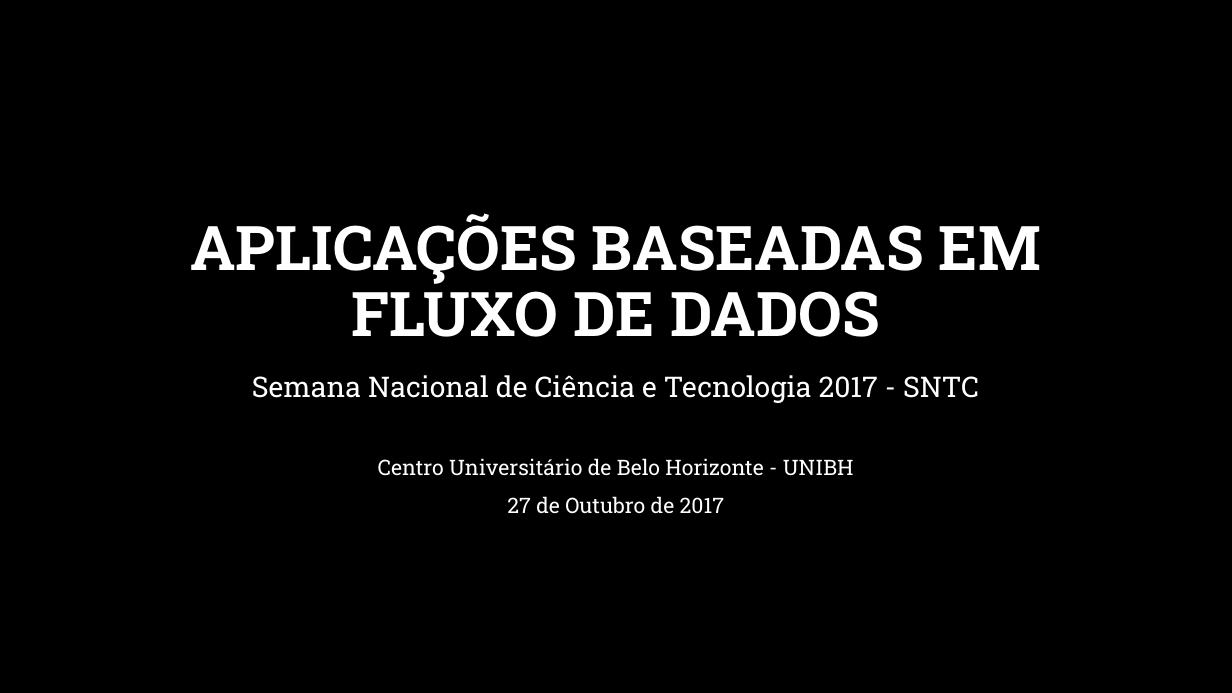
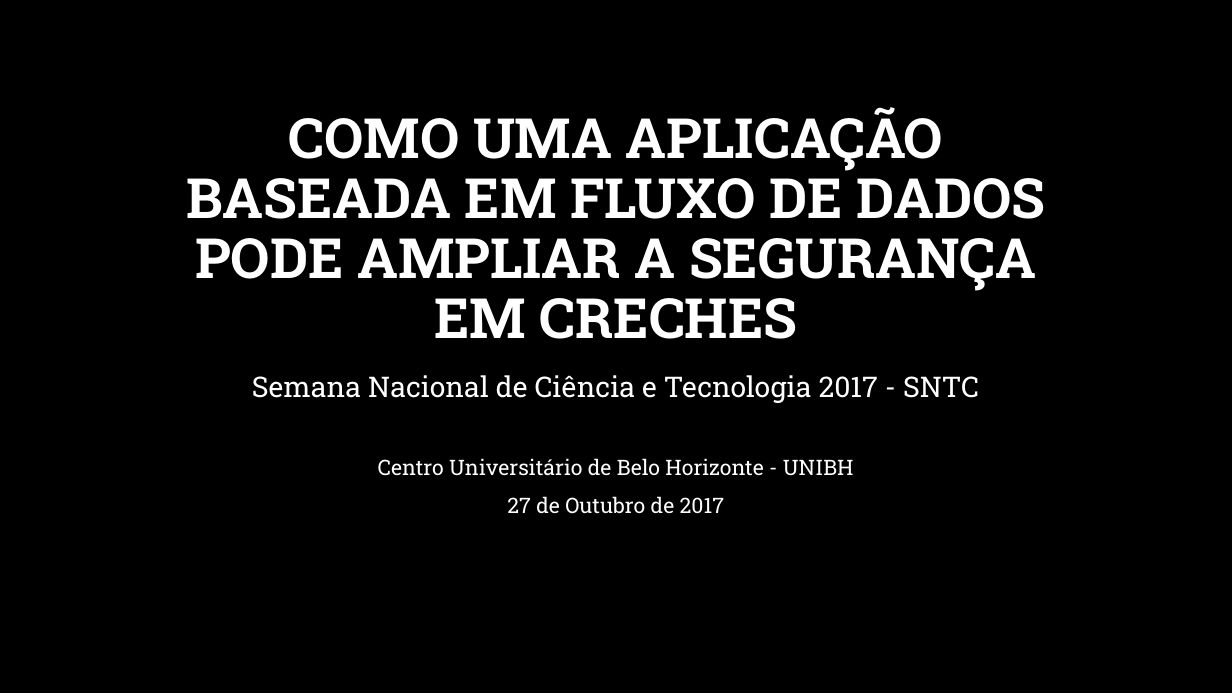
Before and after one commit to ivanpaulovich/mfa, a slide deck: slide 1 of docs/Como uma aplicação baseada em fluxo de dados pode ampliar a segurança em creches.pptx. Drawn at 1232x693 pixels with LibreOffice and Linux fonts; fonts in the diff are those of the drawing; background and template pictures are left out. Boxes give left, top, right and bottom in pixels: in the first picture for what was removed or moved away, otherwise in the second. Text is boxed around its words. In the diff, an @@ line names an element or a change of style, - is before the commit and + after.

```diff
--- a/docs/Como uma aplicação baseada em fluxo de dados pode ampliar a segurança em creches.pptx
+++ b/docs/Como uma aplicação baseada em fluxo de dados pode ampliar a segurança em creches.pptx
@@ title at (186, 107, 1046, 339): text changed; size 48 to 43.2 pt @@
-APLICAÇÕES BASEADAS EM FLUXO DE DADOS
+COMO UMA APLICAÇÃO BASEADA EM FLUXO DE DADOS PODE AMPLIAR A SEGURANÇA EM CRECHES
```
Also in this commit, not shown: 7 other slides changed, 2 other files.
